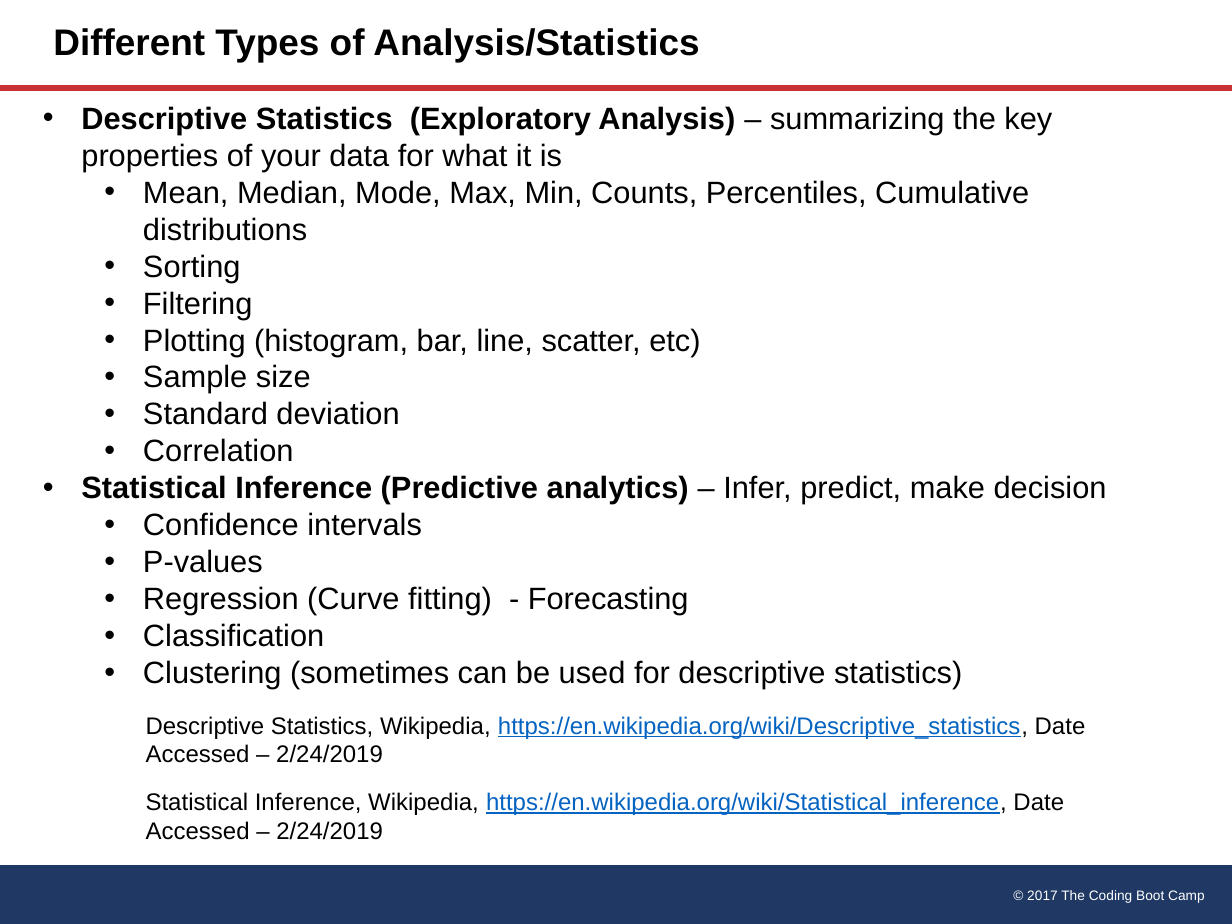
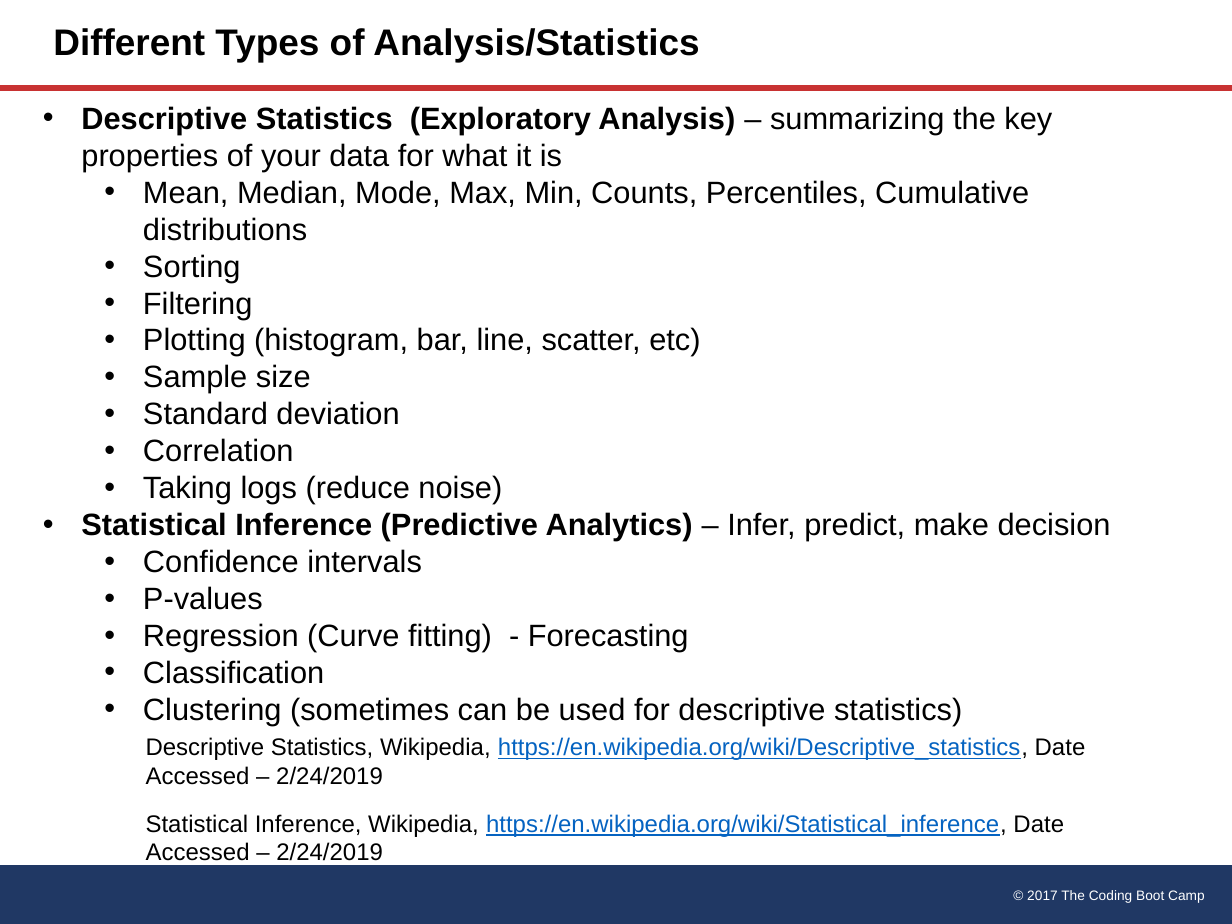
Before and after one commit to lisagee24/matplotlib_HW, a slide deck: slide 3 of 01-Excel/3/Excel_Analytics.pptx. Drawn at 1232x924 pixels with LibreOffice and Linux fonts; fonts in the diff are those of the drawing. Boxes give left, top, right and bottom in pixels: in the first picture for what was removed or moved away, otherwise in the second. Text is boxed around its words. In the diff, an @@ line names an element or a change of style, - is before the commit and + after.

```diff
--- a/01-Excel/3/Excel_Analytics.pptx
+++ b/01-Excel/3/Excel_Analytics.pptx
@@ text at <box>81,475,1111,541</box>: text changed; bold off @@
-• Statistical Inference (Predictive analytics) – Infer, predict, make decision
+  • Taking logs (reduce noise)
+• Statistical Inference (Predictive Analytics) – Infer, predict, make decision
@@ text "Descriptive Statistics, Wikipedia, https://en.wikipedia.org/ ...": place and size @@
-text "Descriptive Statistics, Wikipedia, https://en.wikipedia.org/ ..." at <box>146,716,1086,763</box>
+text "Descriptive Statistics, Wikipedia, https://en.wikipedia.org/ ..." at <box>146,737,1086,785</box>
@@ text "Statistical Inference, Wikipedia, https://en.wikipedia.org/w ..." rewrapped from <box>146,792,1064,840</box> to <box>146,814,1064,866</box> @@
```
Also in this commit, not shown: 3 other slides changed.
